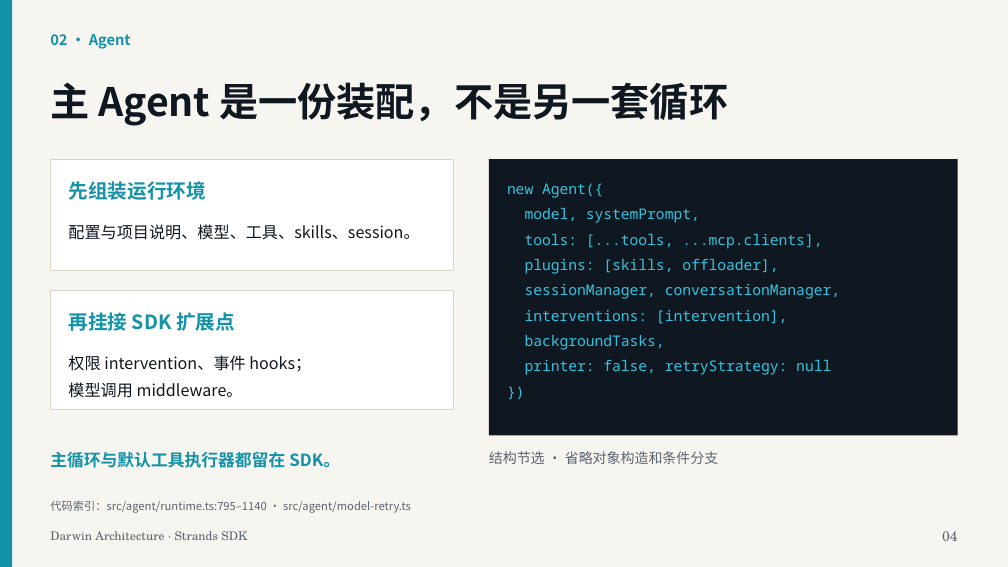
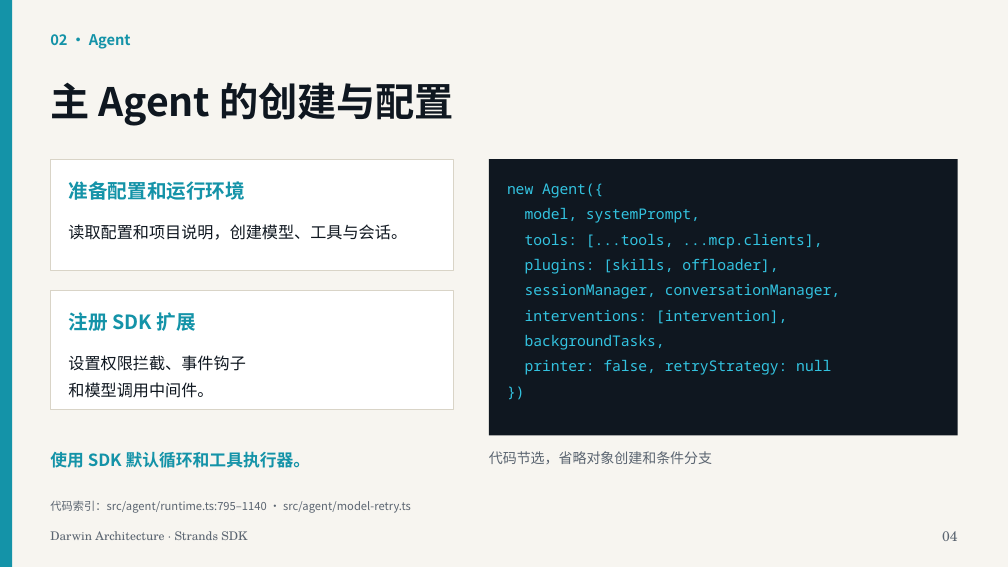
Before and after one commit to xiehust/strands-darwin, a slide deck: slide 4 of docs/ppt/darwin-architecture-strands-sdk.zh-CN.pptx. Drawn at 1008x567 pixels with LibreOffice and Linux fonts; fonts in the diff are those of the drawing. Boxes give left, top, right and bottom in pixels: in the first picture for what was removed or moved away, otherwise in the second. Text is boxed around its words. In the diff, an @@ line names an element or a change of style, - is before the commit and + after.

```diff
--- a/docs/ppt/darwin-architecture-strands-sdk.zh-CN.pptx
+++ b/docs/ppt/darwin-architecture-strands-sdk.zh-CN.pptx
@@ text at bbox=[50, 82, 454, 126]: text changed @@
-主 Agent 是一份装配，不是另一套循环
+主 Agent 的创建与配置
@@ text at bbox=[68, 181, 245, 200]: text changed @@
-先组装运行环境
+准备配置和运行环境
@@ text at bbox=[68, 224, 407, 240]: text changed @@
-配置与项目说明、模型、工具、skills、session。
+读取配置和项目说明，创建模型、工具与会话。
@@ text at bbox=[68, 312, 196, 331]: text changed @@
-再挂接 SDK 扩展点
+注册 SDK 扩展
@@ text at bbox=[68, 355, 245, 398]: text changed @@
-权限 intervention、事件 hooks；
-模型调用 middleware。
+设置权限拦截、事件钩子
+和模型调用中间件。
@@ text at bbox=[50, 451, 311, 468]: text changed @@
-主循环与默认工具执行器都留在 SDK。
+使用 SDK 默认循环和工具执行器。
@@ text at bbox=[489, 451, 712, 464]: text changed @@
-结构节选 · 省略对象构造和条件分支
+代码节选，省略对象创建和条件分支
```
Also in this commit, not shown: 20 other slides changed, 2 other files.
